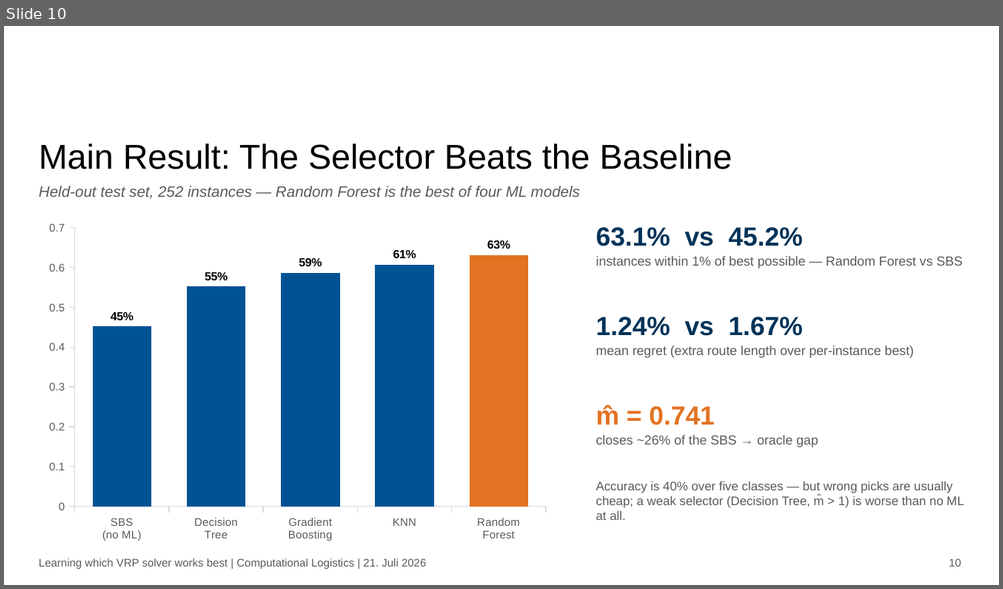
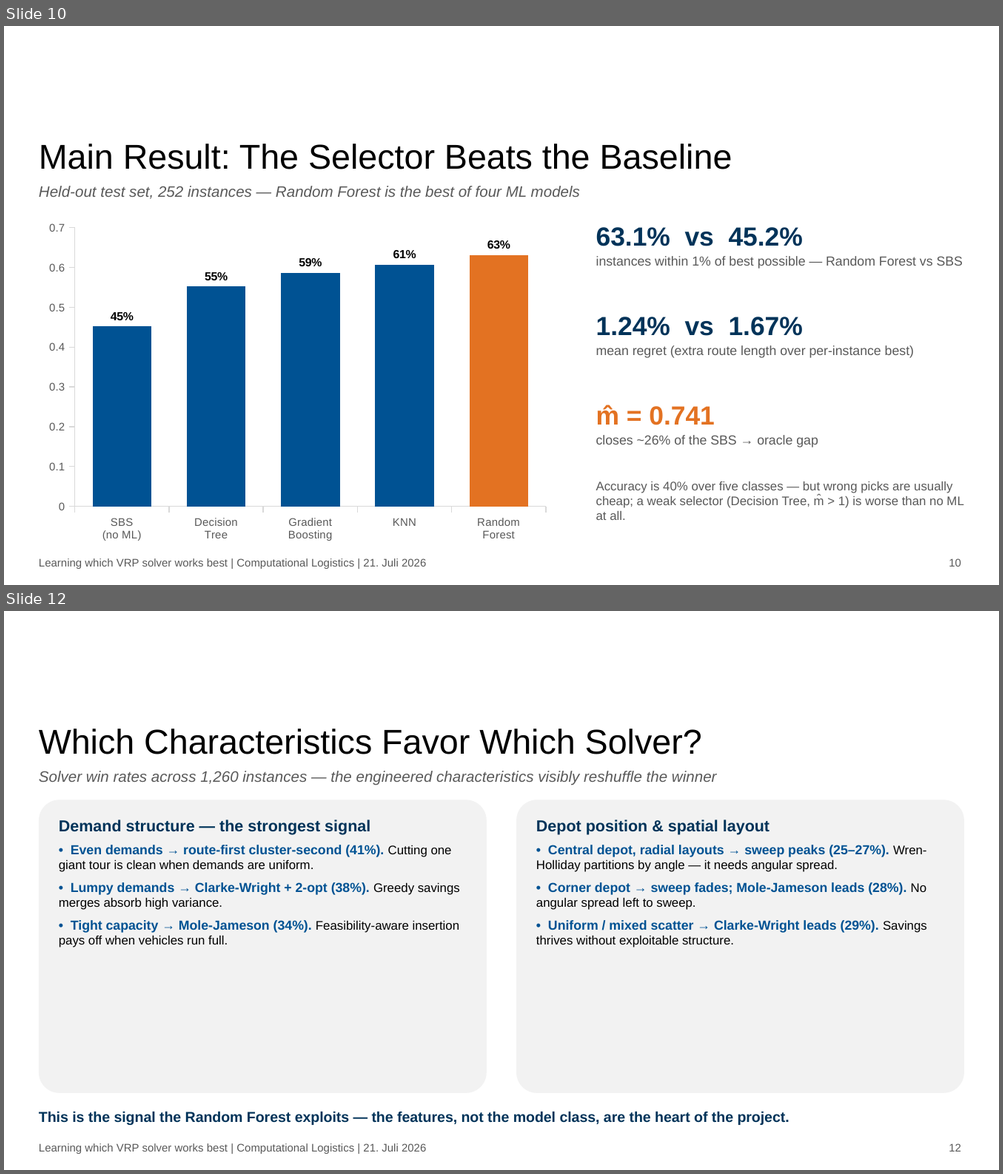
Before and after one commit to KMing02/cvrp-algorithm-selection, a slide deck: reports/presentation_handoff/presentation.pptx. Shown one above the other, each under a label of ours: slide 10 before the commit, slides 10 and 12 after it; the slides between them are not shown. The pictures are 1003x589 and 1003x1174 pixels, drawn with LibreOffice and Linux fonts; fonts in the diff are those of the drawing; background and template pictures are left out. Boxes give left, top, right and bottom in pixels: in the first picture for what was removed or moved away, otherwise in the second. Text is boxed around its words. In the diff, an @@ line names an element or a change of style, - is before the commit and + after.

```diff
--- a/reports/presentation_handoff/presentation.pptx
+++ b/reports/presentation_handoff/presentation.pptx
@@ slide 12 added at bbox=[4, 611, 999, 1170], background #FFFFFF @@
@@ title added at bbox=[39, 729, 702, 755], 25 pt, text #000000 @@
+Which Characteristics Favor Which Solver?
@@ text added at bbox=[39, 771, 717, 786], 11 pt, text #595959, italic @@
+Solver win rates across 1,260 instances — the engineered characteristics visibly reshuffle the winner
@@ rounded rectangle added at bbox=[39, 800, 486, 1093], fill #F2F2F2 @@
@@ rounded rectangle added at bbox=[516, 800, 964, 1093], fill #F2F2F2 @@
@@ text added at bbox=[59, 820, 460, 948], 9 pt, text #000000, bold @@
+Demand structure — the strongest signal
+• Even demands → route-first cluster-second (41%). Cutting one giant tour is clean when demands are uniform.
+• Lumpy demands → Clarke-Wright + 2-opt (38%). Greedy savings merges absorb high variance.
+• Tight capacity → Mole-Jameson (34%). Feasibility-aware insertion pays off when vehicles run full.
@@ text added at bbox=[536, 820, 927, 948], 9.5 pt, text #005293, bold @@
+Depot position & spatial layout
+• Central depot, radial layouts → sweep peaks (25–27%). Wren-Holliday partitions by angle — it needs angular spread.
+• Corner depot → sweep fades; Mole-Jameson leads (28%). No angular spread left to sweep.
+• Uniform / mixed scatter → Clarke-Wright leads (29%). Savings thrives without exploitable structure.
@@ text added at bbox=[39, 1111, 789, 1125], 10.5 pt, text #003359, bold @@
+This is the signal the Random Forest exploits — the features, not the model class, are the heart of the project.
@@ text added at bbox=[39, 1144, 426, 1154], 8 pt, text #595959 @@
+Learning which VRP solver works best | Computational Logistics | 21. Juli 2026
@@ text added at bbox=[948, 1144, 961, 1152], 8 pt, text #595959 @@
+12
```
Also in this commit, not shown: 9 slides changed, 1 other file.
